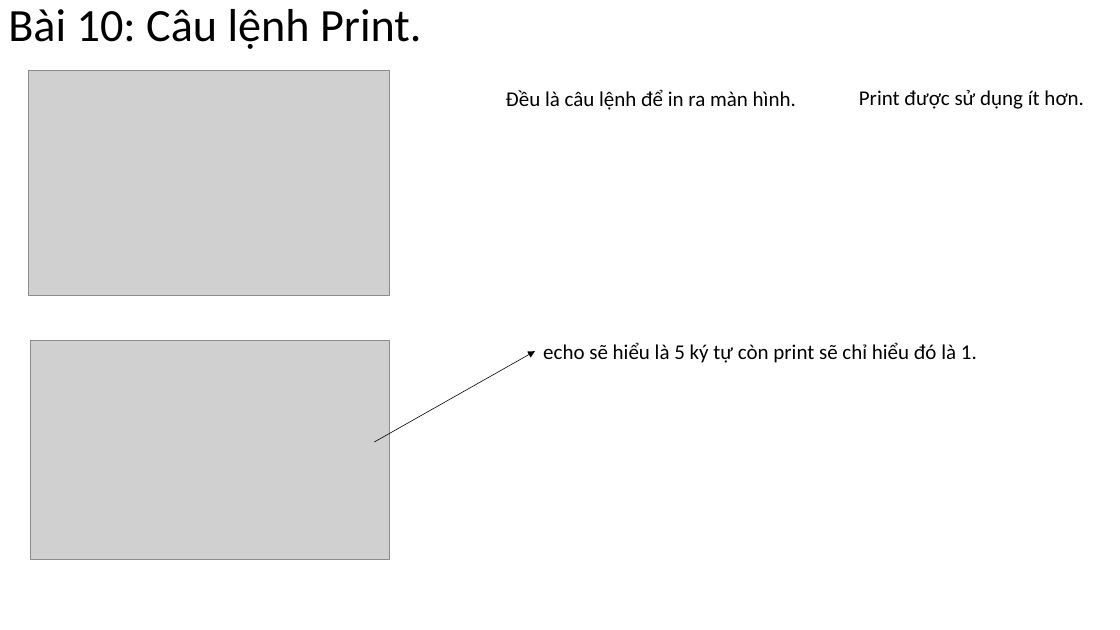
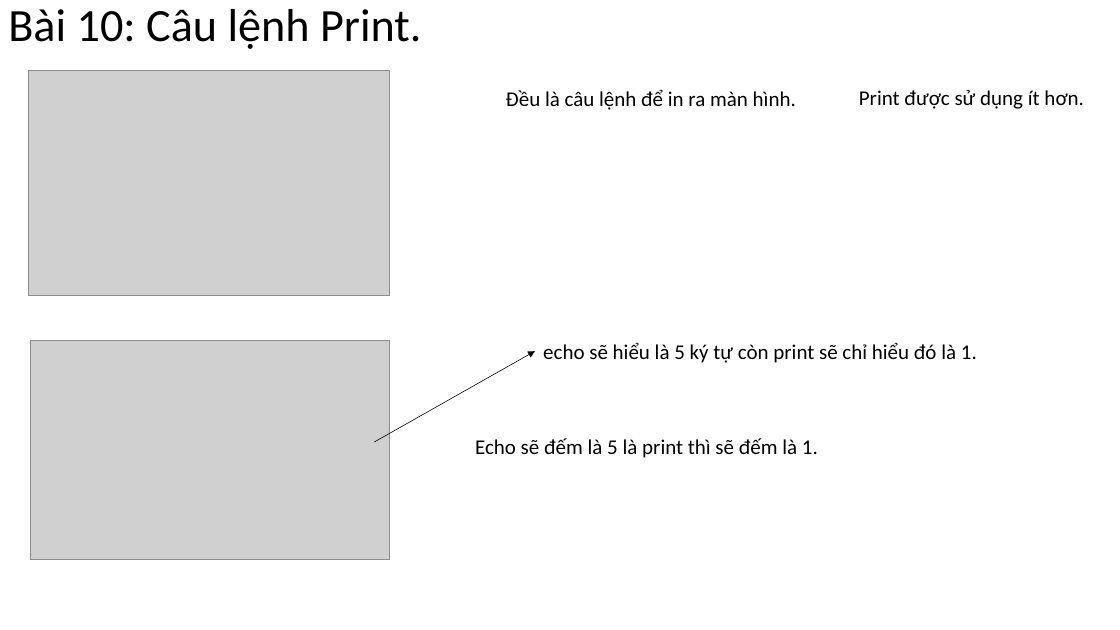
Before and after one commit to DangVanDoan05/LapTrinhWebPHP, a slide deck: slide 17 of Các khái niệm cơ bản của PHP.pptx. Drawn at 1120x630 pixels with LibreOffice and Linux fonts; fonts in the diff are those of the drawing; grey boxes stand for pictures. Boxes give left, top, right and bottom in pixels: in the first picture for what was removed or moved away, otherwise in the second. Text is boxed around its words. In the diff, an @@ line names an element or a change of style, - is before the commit and + after.

```diff
--- a/Các khái niệm cơ bản của PHP.pptx
+++ b/Các khái niệm cơ bản của PHP.pptx
@@ text added at box(475, 438, 818, 458), 18 pt, text #000000 @@
+Echo sẽ đếm là 5 là print thì sẽ đếm là 1.
```
Also in this commit, not shown: 4 slides added, 4 slides removed, 1 other file.
